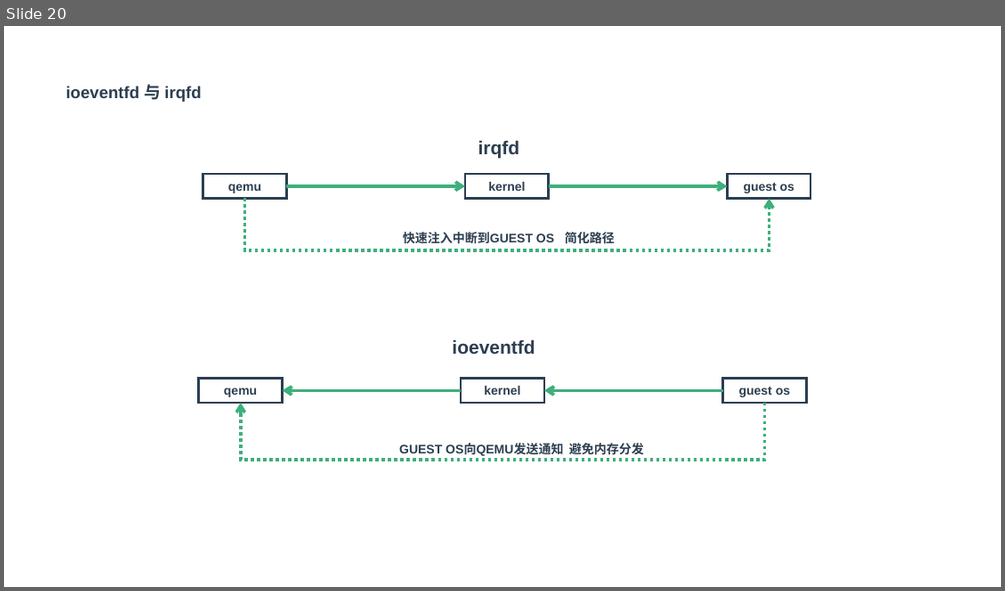
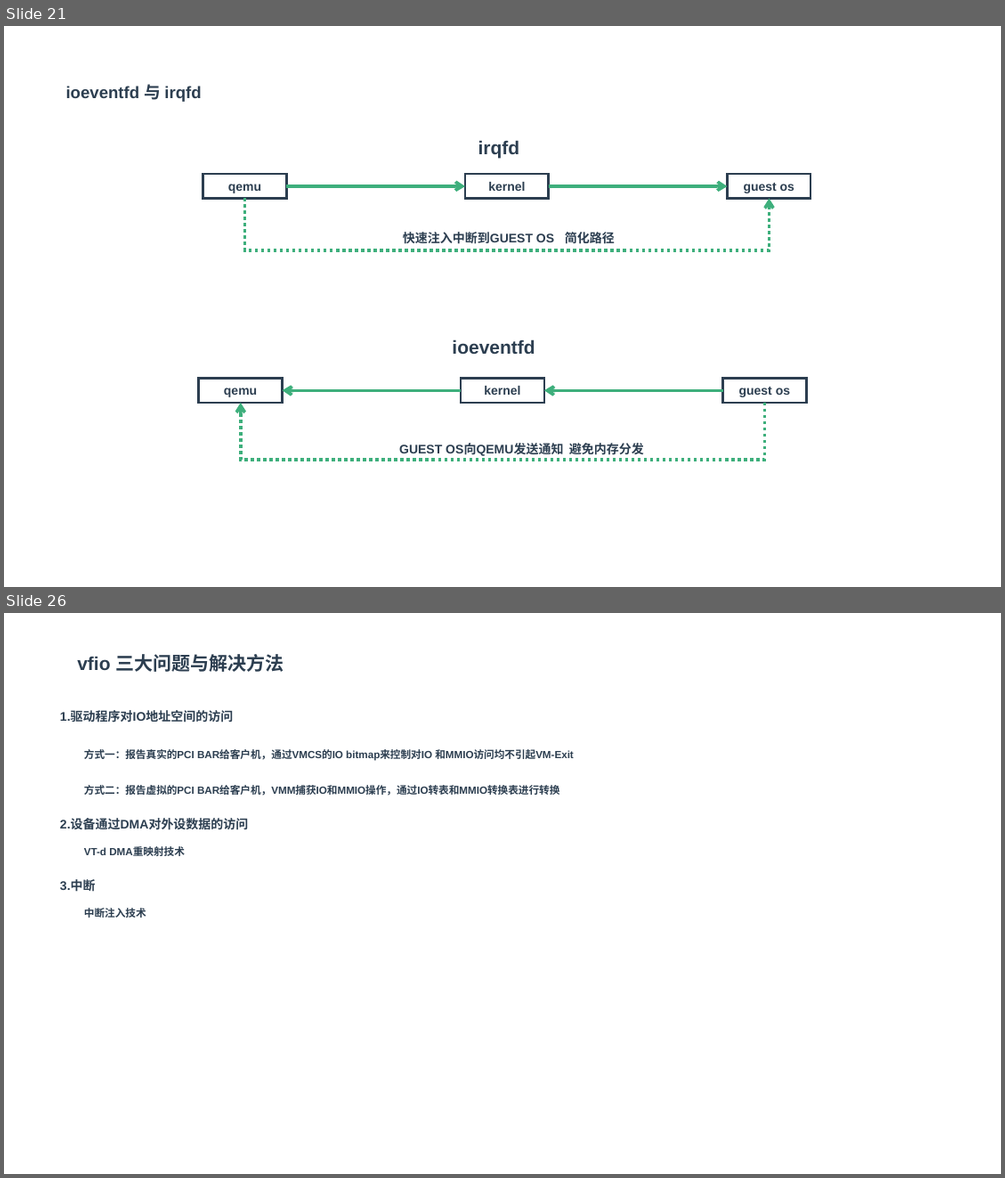
Before and after one commit to zaiqiang-dong/zaiqiang, a slide deck: picture/qemu/qemu.pptx. Shown one above the other, each under a label of ours: slide 20 before the commit, slides 21 and 26 after it; the slides between them are not shown. The pictures are 1005x591 and 1005x1178 pixels, drawn with LibreOffice and Linux fonts; fonts in the diff are those of the drawing. Boxes give left, top, right and bottom in pixels: in the first picture for what was removed or moved away, otherwise in the second. Text is boxed around its words. In the diff, an @@ line names an element or a change of style, - is before the commit and + after.

```diff
--- a/picture/qemu/qemu.pptx
+++ b/picture/qemu/qemu.pptx
@@ slide 26 added at [4, 613, 1001, 1174], background #FFFFFF @@
@@ text added at [77, 654, 283, 672], 18 pt, text #2C3E50, bold @@
+vfio 三大问题与解决方法
@@ text added at [60, 711, 233, 724], 12 pt, text #2C3E50, bold @@
+1.驱动程序对IO地址空间的访问
@@ text added at [84, 749, 574, 761], 10 pt, text #2C3E50, bold @@
+方式一：报告真实的PCI BAR给客户机，通过VMCS的IO bitmap来控制对IO 和MMIO访问均不引起VM-Exit
@@ text added at [84, 785, 559, 796], 10 pt, text #2C3E50, bold @@
+方式二：报告虚拟的PCI BAR给客户机，VMM捕获IO和MMIO操作，通过IO转表和MMIO转换表进行转换
@@ text added at [60, 819, 248, 832], 12 pt, text #2C3E50, bold @@
+2.设备通过DMA对外设数据的访问
@@ text added at [84, 847, 185, 858], 10 pt, text #2C3E50, bold @@
+VT-d DMA重映射技术
@@ text added at [60, 879, 96, 891], 12 pt, text #2C3E50, bold @@
+3.中断
@@ text added at [84, 908, 146, 917], 10 pt, text #2C3E50, bold @@
+中断注入技术
@@ what was slide 20 is now slide 21 @@
```
Also in this commit, not shown: 4 slides changed, 8 other slides added, 4 slides removed, 19 other files.
